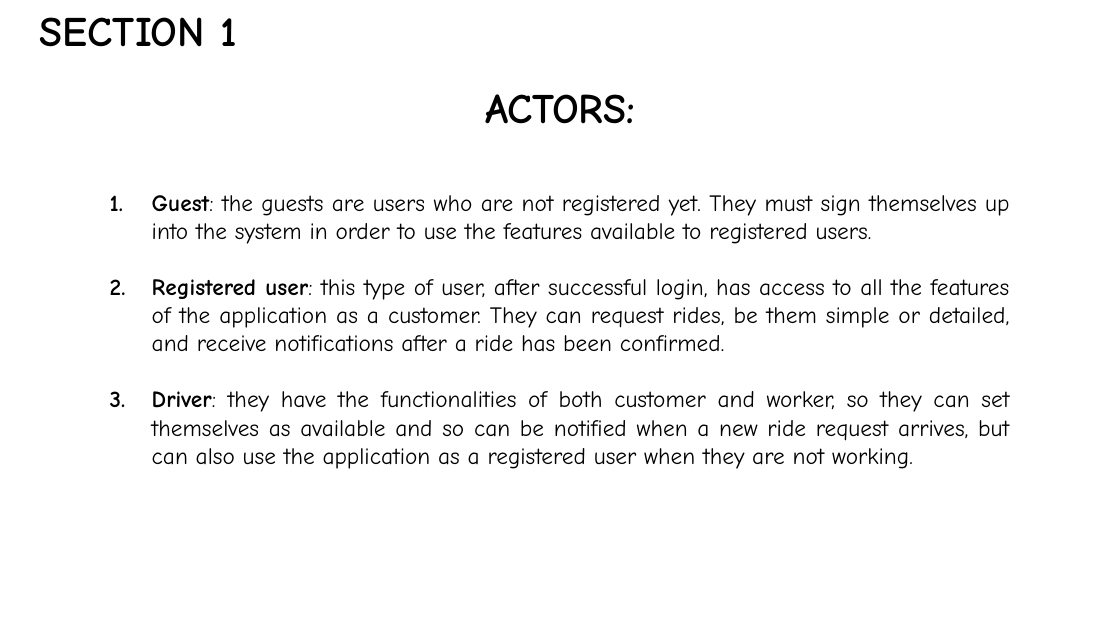
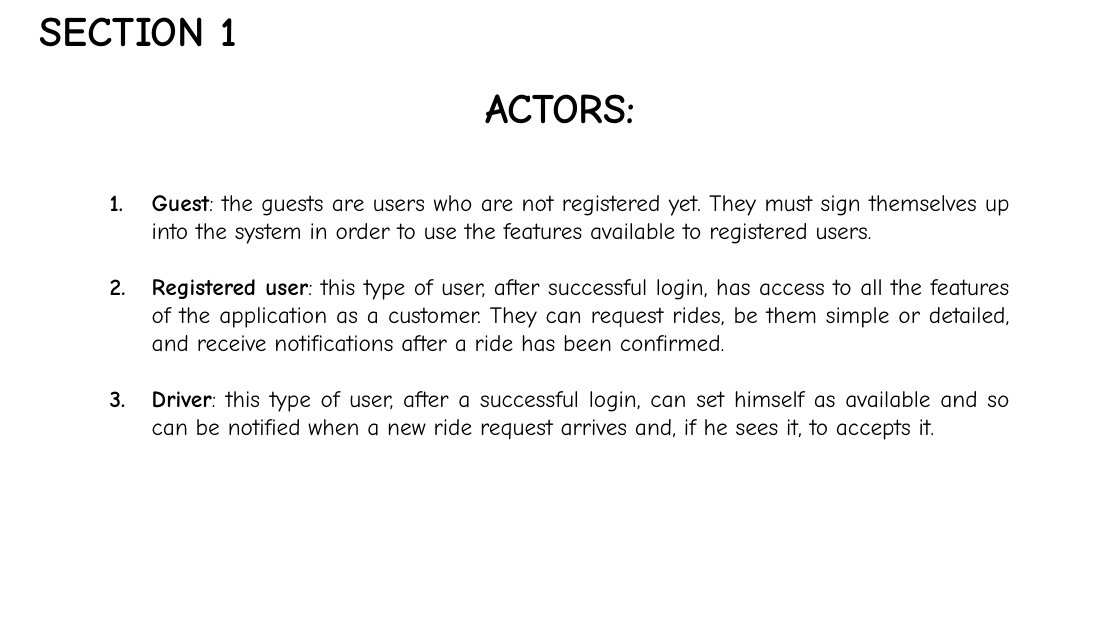
Before and after one commit to MassimoSchiavo/MyTaxiService-Schiavo-Cittar, a slide deck: slide 4 of Presentazione RASD/Presentazione RASD.pptx. Drawn at 1120x630 pixels with LibreOffice and Linux fonts; fonts in the diff are those of the drawing. Boxes give left, top, right and bottom in pixels: in the first picture for what was removed or moved away, otherwise in the second. Text is boxed around its words. In the diff, an @@ line names an element or a change of style, - is before the commit and + after.

```diff
--- a/Presentazione RASD/Presentazione RASD.pptx
+++ b/Presentazione RASD/Presentazione RASD.pptx
@@ text at bbox=[152, 391, 1009, 440]: text changed @@
-3. Driver: they have the functionalities of both customer and worker, so they can set themselves as available and so can be notified when a new ride request arrives, but can also use the application as a registered user when they are not working.
+3. Driver: this type of user, after a successful login, can set himself as available and so can be notified when a new ride request arrives and, if he sees it, to accepts it.
```
Also in this commit, not shown: 2 other slides changed, 1 slide added, 1 other file.
